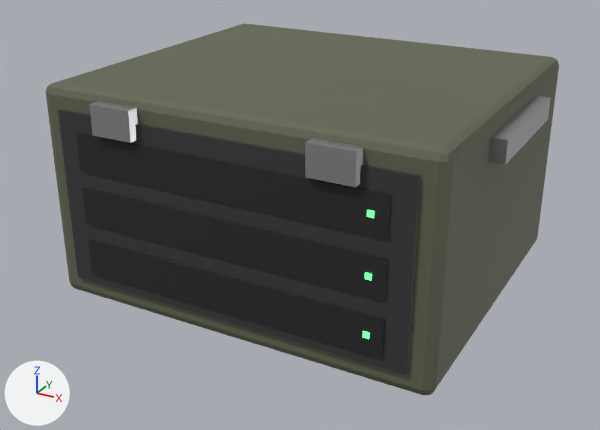
The FBX model Assets/ROOT_AE3/ROOT_AE3_PortableServer/ROOT_AE3_PortableServer.fbx: old version first, new version second.
Rendered twice from a camera (50 mm lens) standing at (0.52, -0.996, 0.574) and looking at (-0.009, -0.034, 0.093). Arrows for +X, +Y and +Z are at lower left; the lights stay in place. The picture after the commit comes second. Objects named as collision shapes, trigger or cutter boxes, shadow casters or lower levels of detail are left out.

In view in the first picture: 'ROOT_AE3_PortableServer_LOD0'.
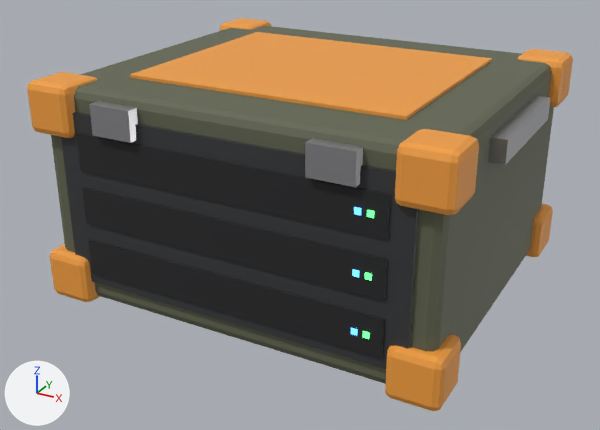
What the commit changed:
Material 'AE3_Accent' (mat_ae3_accent) is new.
Its base color is (0.9, 0.35, 0.05) (orange #f3a03f).
Material 'AE3_LED_Blue' (mat_ae3_led_blue) is new.
Its base color is (0.1, 0.4, 1.0) (blue #59aaff).
Its roughness is 0.3.
Its emission color is (0.1, 0.4, 1.0) (blue #59aaff).
Its emission strength is 2.0.
me_root_ae3_portableserver is used by ob_root_ae3_portableserver_lod0; location (0.0, 0.0, 0.15).
me_root_ae3_portableserver had 144 vertices, 120 faces and spanned x -0.295..0.295, y -0.256..0.24, z -0.15..0.15.
me_root_ae3_portableserver now has 624 vertices, 576 faces and spans x -0.295..0.295, y -0.256..0.255, z -0.155..0.155.
me_root_ae3_portableserver part 1: a new loose piece, a box spanning x -0.195..0.195, y -0.16..0.16, z 0.15..0.154, in mat_ae3_accent (orange #f3a03f).
me_root_ae3_portableserver part 2: a new loose piece, a box spanning x 0.176..0.184, y -0.2495..-0.2465, z -0.084..-0.076, in mat_ae3_led_blue (blue #59aaff, glowing blue #59aaff).
me_root_ae3_portableserver part 3: a new loose piece, a box spanning x 0.176..0.184, y -0.2495..-0.2465, z -0.009..-0.001, in mat_ae3_led_blue (blue #59aaff, glowing blue #59aaff).
me_root_ae3_portableserver part 4: a new loose piece, a box spanning x 0.176..0.184, y -0.2495..-0.2465, z 0.066..0.074, in mat_ae3_led_blue (blue #59aaff, glowing blue #59aaff).
me_root_ae3_portableserver part 5: a new loose piece of 56 vertices spanning x -0.29..-0.22, y -0.255..-0.185, z -0.155..-0.085, in mat_ae3_accent (orange #f3a03f).
me_root_ae3_portableserver part 6: a new loose piece of 56 vertices spanning x -0.29..-0.22, y -0.255..-0.185, z 0.085..0.155, in mat_ae3_accent (orange #f3a03f).
me_root_ae3_portableserver part 7: a new loose piece of 56 vertices spanning x -0.29..-0.22, y 0.185..0.255, z 0.085..0.155, in mat_ae3_accent (orange #f3a03f).
me_root_ae3_portableserver part 8: a new loose piece of 56 vertices spanning x 0.22..0.29, y -0.255..-0.185, z -0.155..-0.085, in mat_ae3_accent (orange #f3a03f).
me_root_ae3_portableserver part 9: a new loose piece of 56 vertices spanning x 0.22..0.29, y -0.255..-0.185, z 0.085..0.155, in mat_ae3_accent (orange #f3a03f).
me_root_ae3_portableserver part 10: a new loose piece of 56 vertices spanning x 0.22..0.29, y 0.185..0.255, z -0.155..-0.085, in mat_ae3_accent (orange #f3a03f).
me_root_ae3_portableserver part 11: a new loose piece of 56 vertices spanning x 0.22..0.29, y 0.185..0.255, z 0.085..0.155, in mat_ae3_accent (orange #f3a03f).
Other edits to the shape of me_root_ae3_portableserver do not show in these pictures.
me_root_ae3_portableserver gains material mat_ae3_accent (orange #f3a03f).
me_root_ae3_portableserver gains material mat_ae3_led_blue (blue #59aaff, glowing blue #59aaff).

Location of each change, (x1, y1, x2, y2) in pixels of the pictures (600 x 430 px):
'ROOT_AE3_PortableServer_LOD0', reshaped (6% wider)
    before: (46, 23, 559, 395)
    after: (27, 18, 573, 411)
part 1 of me_root_ae3_portableserver, added (orange)
    after: (130, 32, 492, 120)
part 2 of me_root_ae3_portableserver, added
    after: (351, 328, 358, 336)
part 3 of me_root_ae3_portableserver, added
    after: (352, 269, 360, 278)
part 4 of me_root_ae3_portableserver, added
    after: (354, 207, 362, 216)
part 5 of me_root_ae3_portableserver, added (orange)
    after: (50, 244, 100, 302)
part 6 of me_root_ae3_portableserver, added (orange)
    after: (27, 72, 98, 138)
part 7 of me_root_ae3_portableserver, added
    after: (220, 18, 271, 31)
part 8 of me_root_ae3_portableserver, added (orange)
    after: (385, 334, 461, 411)
part 9 of me_root_ae3_portableserver, added (orange)
    after: (395, 129, 479, 215)
part 10 of me_root_ae3_portableserver, added (orange)
    after: (526, 204, 553, 257)
part 11 of me_root_ae3_portableserver, added (orange)
    after: (518, 49, 573, 108)
